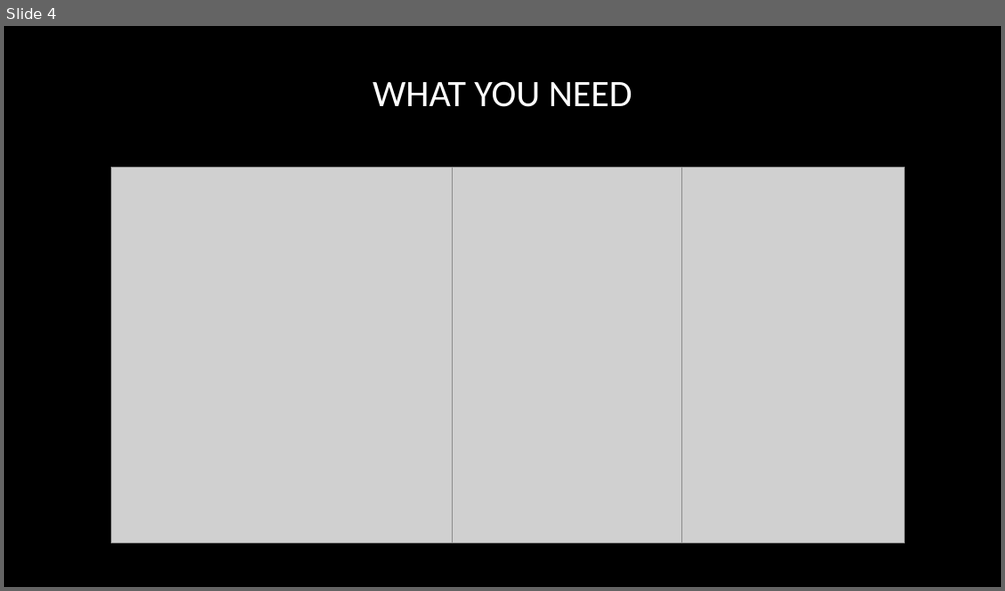
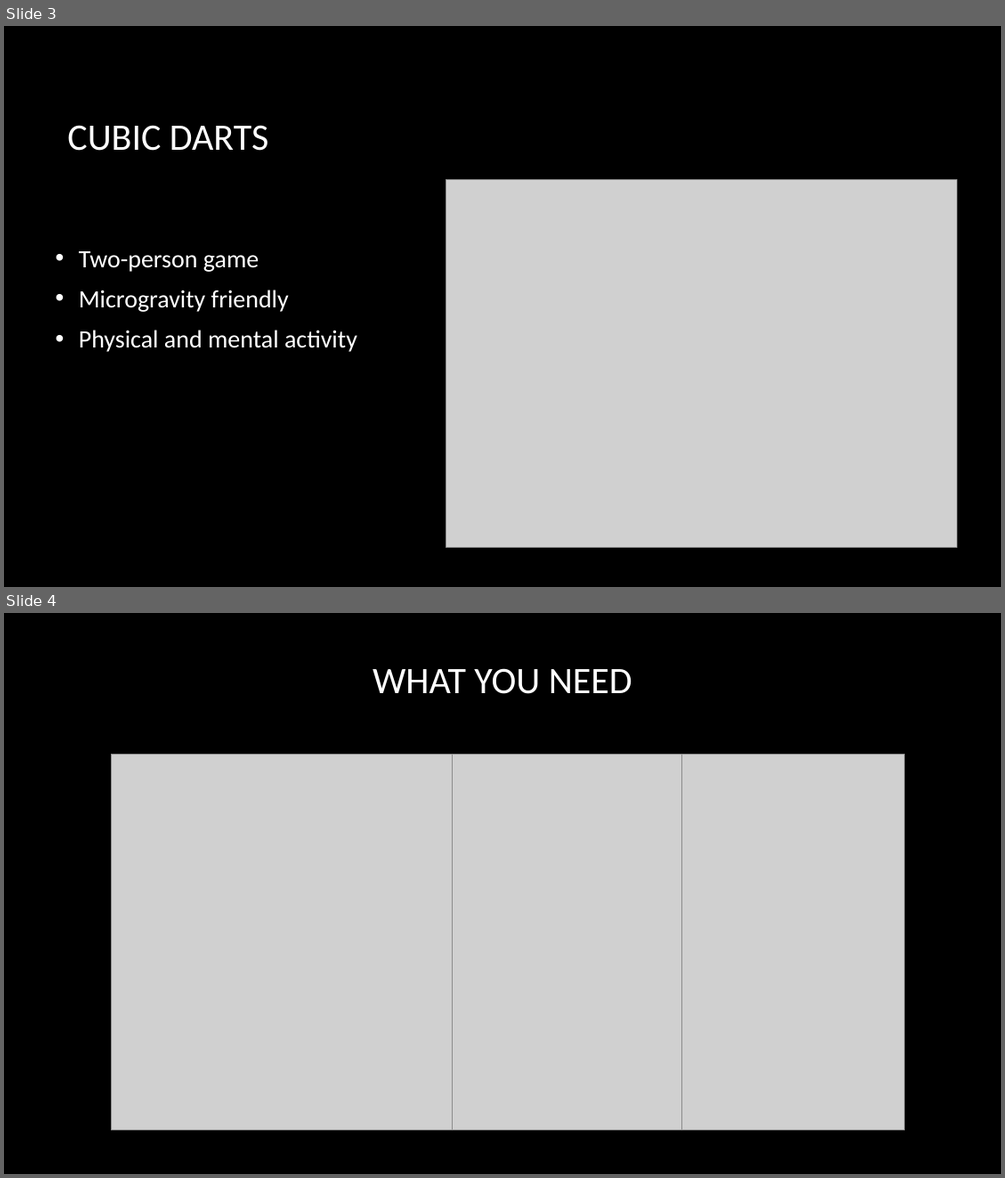
Before and after one commit to Adrellan/CubicDarts, a slide deck: cubic_darts.pptx. Shown one above the other, each under a label of ours: slide 4 before the commit, slides 3 and 4 after it. The pictures are 1005x591 and 1005x1178 pixels, drawn with LibreOffice and Linux fonts; fonts in the diff are those of the drawing; grey boxes stand for pictures; background and template pictures are left out. Boxes give left, top, right and bottom in pixels: in the first picture for what was removed or moved away, otherwise in the second. Text is boxed around its words. In the diff, an @@ line names an element or a change of style, - is before the commit and + after.

```diff
--- a/cubic_darts.pptx
+++ b/cubic_darts.pptx
@@ slide 3 added at box(4, 26, 1001, 587), background picture (left out) @@
@@ title added at box(67, 125, 268, 151), 36 pt, text #FFFFFF @@
+CUBIC DARTS
@@ picture added at box(446, 180, 957, 548) @@
@@ text added at box(79, 251, 357, 352), 24 pt, text #FFFFFF @@
+• Two-person game
+• Microgravity friendly
+• Physical and mental activity
```
Also in this commit, not shown: 4 slides changed, 1 other slide added, 2 slides removed, 2 other files.
